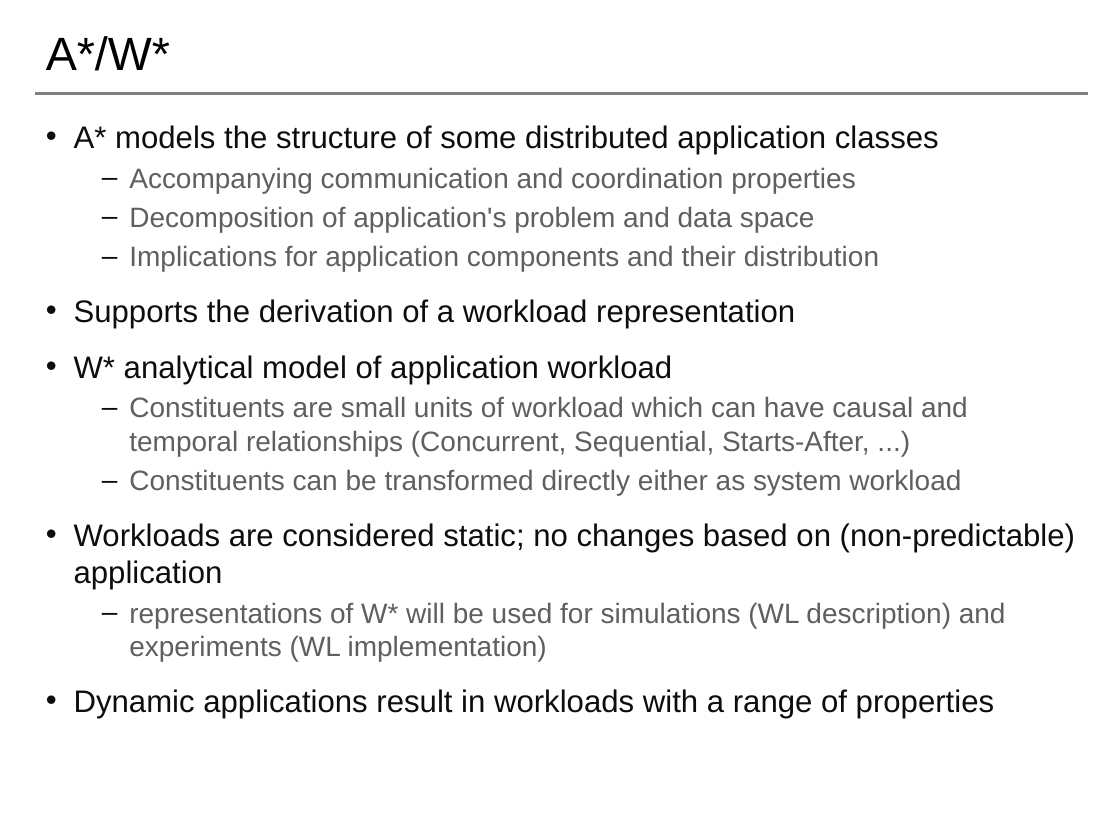
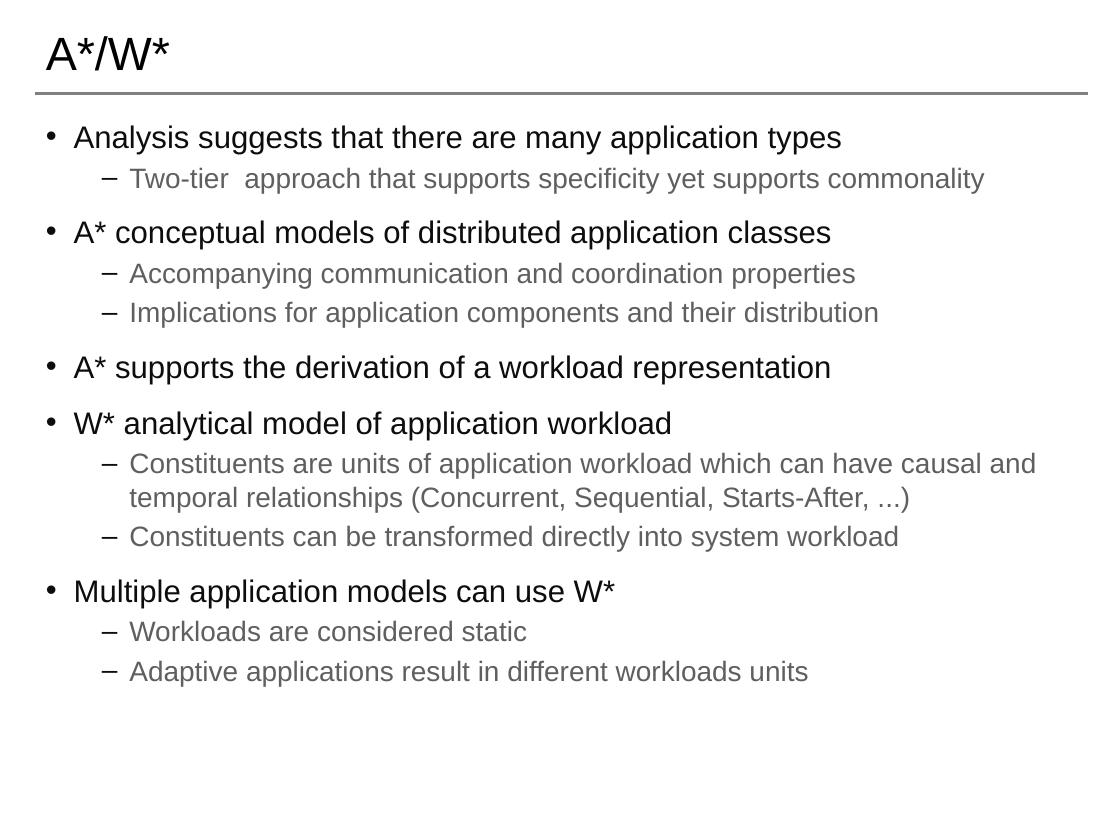
Before and after one commit to saga-project/NGMW, a slide deck: slide 13 of presentations/radical-modsim.pptx. Drawn at 1120x840 pixels with LibreOffice and Linux fonts; fonts in the diff are those of the drawing; background and template pictures are left out. Boxes give left, top, right and bottom in pixels: in the first picture for what was removed or moved away, otherwise in the second. Text is boxed around its words. In the diff, an @@ line names an element or a change of style, - is before the commit and + after.

```diff
--- a/presentations/radical-modsim.pptx
+++ b/presentations/radical-modsim.pptx
@@ text at box(74, 125, 985, 249): text changed @@
-• A* models the structure of some distributed application classes
+• Analysis suggests that there are many application types
+  – Two-tier approach that supports specificity yet supports commonality
+• A* conceptual models of distributed application classes
@@ text at box(129, 206, 815, 232): paragraph removed @@
-  – Decomposition of application's problem and data space
@@ text at box(74, 355, 831, 384): text changed @@
-• Supports the derivation of a workload representation
+• A* supports the derivation of a workload representation
@@ text at box(74, 452, 1037, 686): text changed @@
-  – Constituents are small units of workload which can have causal and temporal relationships (Concurrent, Sequential, Starts-After, ...)
-  – Constituents can be transformed directly either as system workload
-• Workloads are considered static; no changes based on (non-predictable) application
-  – representations of W* will be used for simulations (WL description) and experiments (WL implementation)
-• Dynamic applications result in workloads with a range of properties
+  – Constituents are units of application workload which can have causal and temporal relationships (Concurrent, Sequential, Starts-After, ...)
+  – Constituents can be transformed directly into system workload
+• Multiple application models can use W*
+  – Workloads are considered static
+  – Adaptive applications result in different workloads units
```
Also in this commit, not shown: 5 other slides changed.
